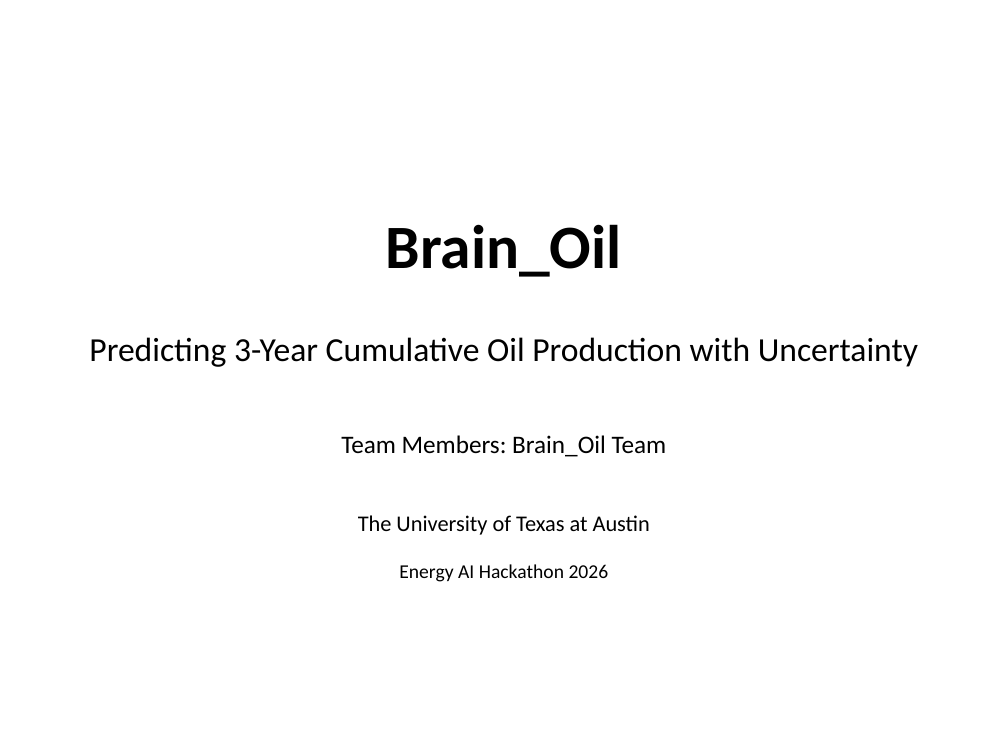
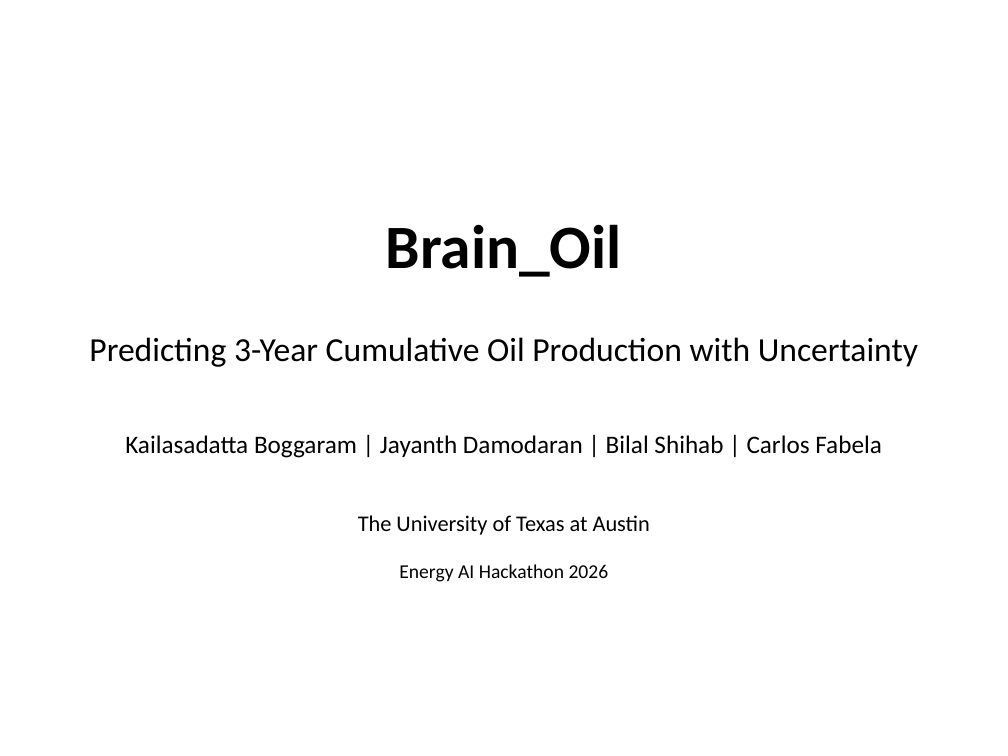
Before and after one commit to ElProdigo331/TrialRun-Hackathon-2026, a slide deck: slide 1 of Brain_Oil.pptx. Drawn at 1008x756 pixels with LibreOffice and Linux fonts; fonts in the diff are those of the drawing. Boxes give left, top, right and bottom in pixels: in the first picture for what was removed or moved away, otherwise in the second. Text is boxed around its words. In the diff, an @@ line names an element or a change of style, - is before the commit and + after.

```diff
--- a/Brain_Oil.pptx
+++ b/Brain_Oil.pptx
@@ text at box(125, 435, 882, 458): text changed @@
-Team Members: Brain_Oil Team
+Kailasadatta Boggaram | Jayanth Damodaran | Bilal Shihab | Carlos Fabela
```
Also in this commit, not shown: 2 other files.
